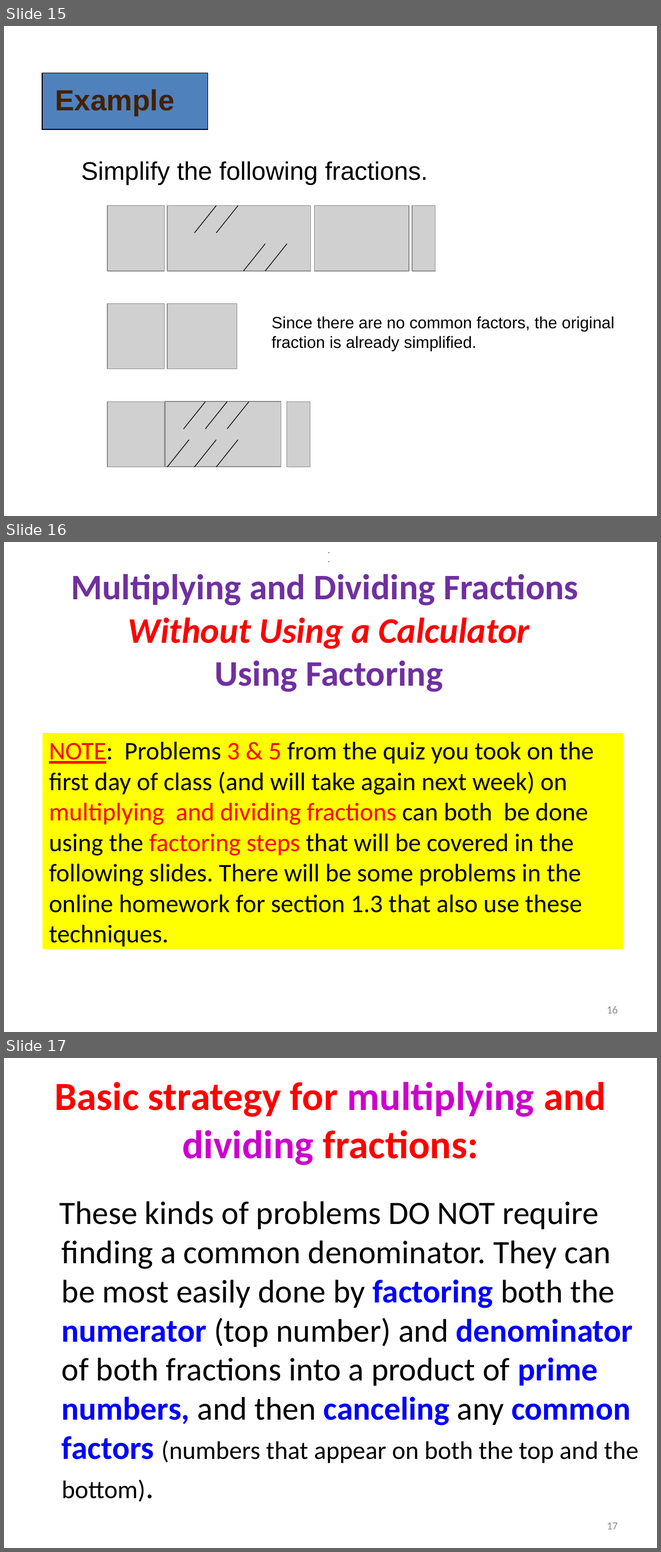
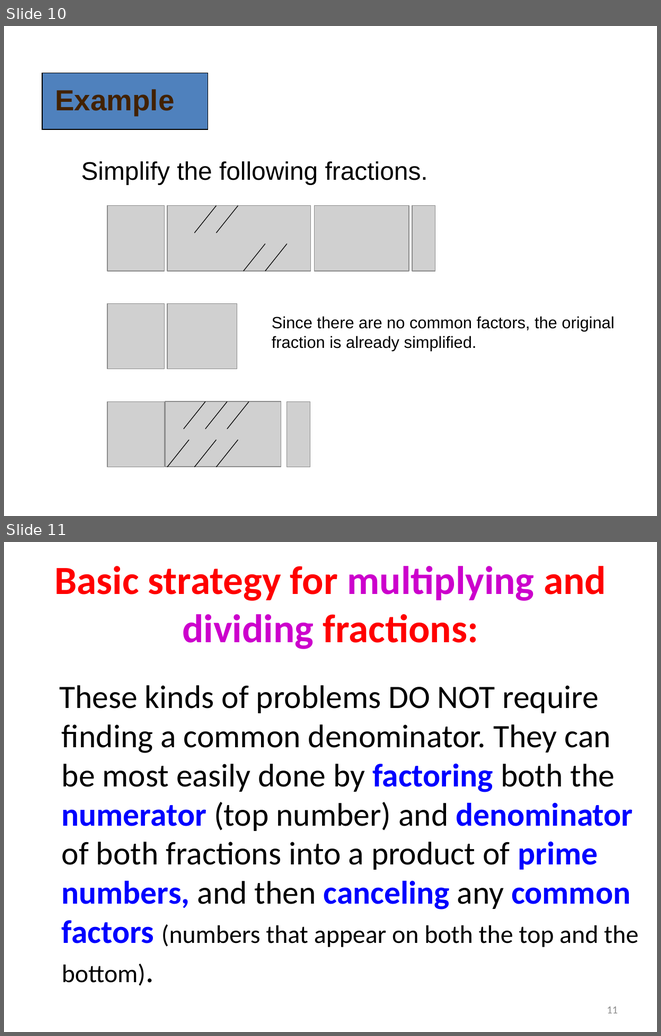
Before and after one commit to tyler-skorczewski-math/tyler-skorczewski-math.github.io, a slide deck: math90/Math90Lecture_1_3A.pptx. Shown one above the other, each under a label of ours: slides 15, 16 and 17 before the commit, slides 10 and 11 after it. The pictures are 661x1552 and 661x1036 pixels, drawn with LibreOffice and Linux fonts; fonts in the diff are those of the drawing; grey boxes stand for pictures. Boxes give left, top, right and bottom in pixels: in the first picture for what was removed or moved away, otherwise in the second. Text is boxed around its words. In the diff, an @@ line names an element or a change of style, - is before the commit and + after.

```diff
--- a/math90/Math90Lecture_1_3A.pptx
+++ b/math90/Math90Lecture_1_3A.pptx
@@ slide 16 removed at (x1=4, y1=542, x2=657, y2=1032), background #FFFFFF @@
@@ title removed at (x1=71, y1=574, x2=579, y2=692) @@
-.
-.
-Multiplying and Dividing Fractions
-Without Using a Calculator
-Using Factoring
@@ rectangle removed at (x1=43, y1=733, x2=624, y2=949) @@
-NOTE: Problems 3 & 5 from the quiz you took on the first day of class (and will take again next week) on multiplying and dividing fractions can both be done using the factoring steps that will be covered in the following slides. There will be some problems in the online homework for section 1.3 that also use these techniques.
@@ page number removed at (x1=607, y1=1006, x2=618, y2=1013) @@
-16
@@ what was slide 15 is now slide 10 @@
@@ what was slide 17 is now slide 11 @@
@@ page number at (x1=607, y1=1006, x2=618, y2=1013): text changed @@
-17
+11
```
Also in this commit, not shown: 7 other slides removed, 6 other files.
